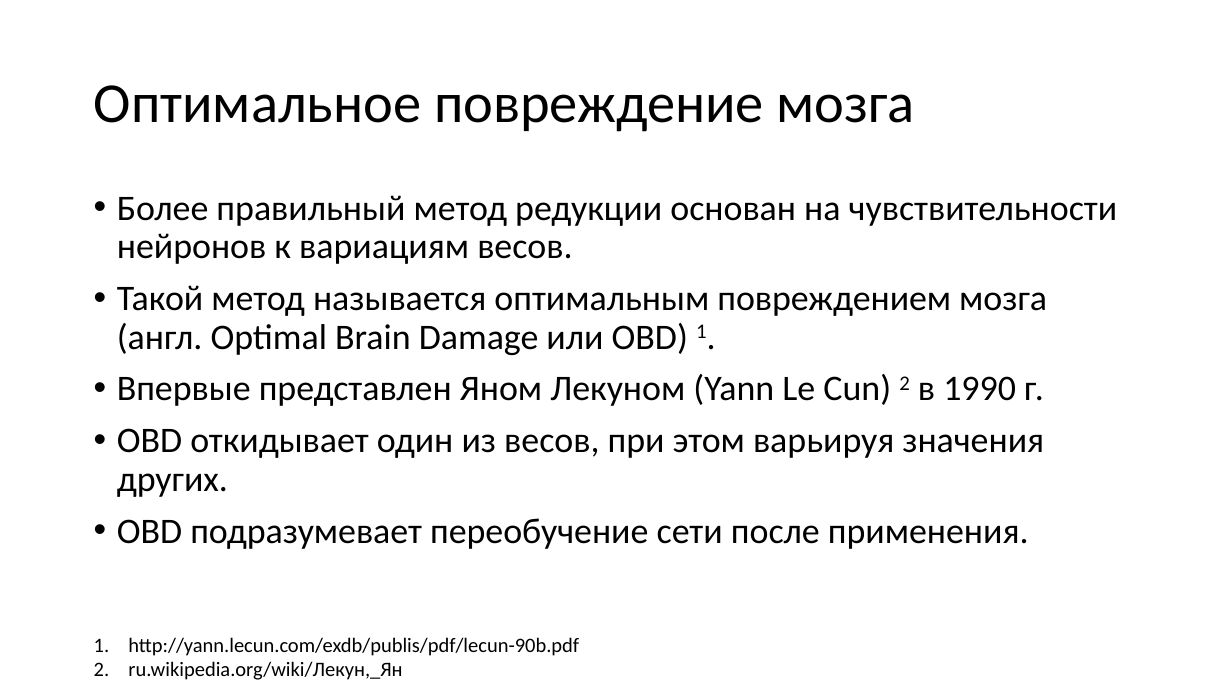
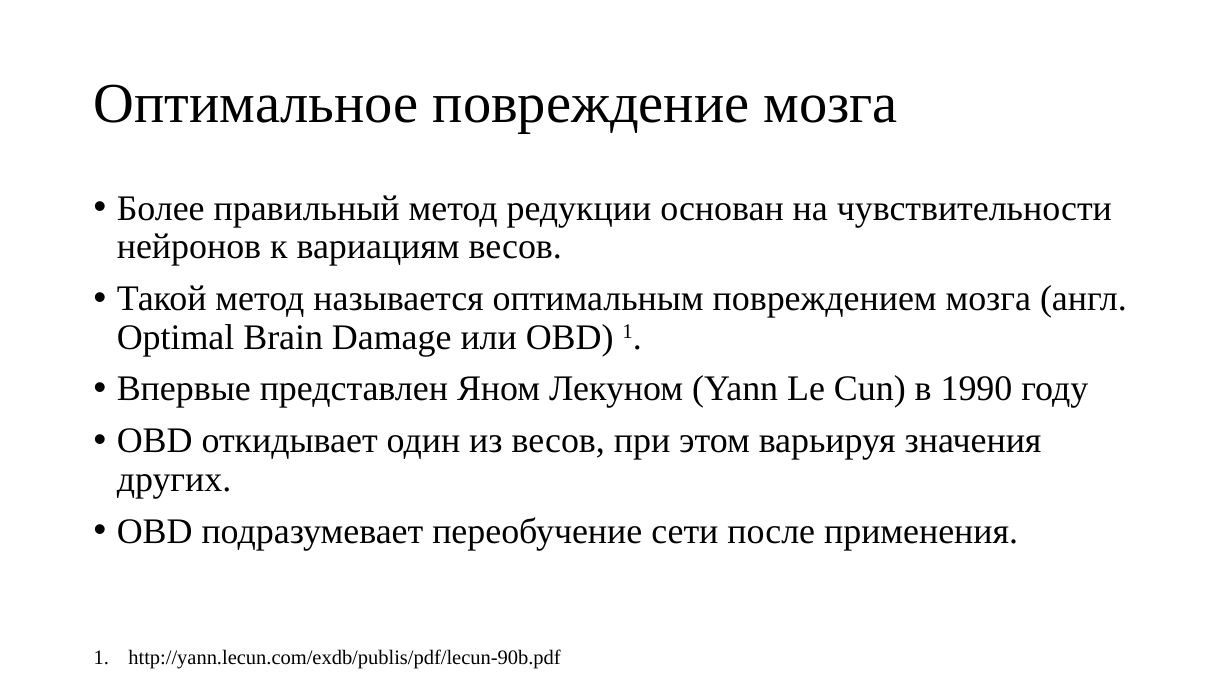
Before and after one commit to sven4500/masters-diploma, a slide deck: slide 13 of Презентация/Пезентация.ppt (slide 9 before the commit). Drawn at 1232x693 pixels with LibreOffice and Linux fonts; fonts in the diff are those of the drawing. Boxes give left, top, right and bottom in pixels: in the first picture for what was removed or moved away, otherwise in the second. Text is boxed around its words. In the diff, an @@ line names an element or a change of style, - is before the commit and + after.

```diff
--- a/Презентация/Пезентация.ppt
+++ b/Презентация/Пезентация.ppt
@@ title "Оптимальное повреждение мозга" at box(94, 84, 897, 133): font Calibri to Times New Roman @@
@@ text at box(117, 195, 1127, 550): font Calibri to Times New Roman in "Более правильный метод редукции основан на чувствительности ...", "Такой метод называется оптимальным повреждением мозга (англ. ...", "OBD откидывает один из весов, при этом ...", "OBD подразумевает переобучение сети после применения." @@
@@ text at box(117, 375, 1088, 408): text changed; font Calibri to Times New Roman @@
-• Впервые представлен Яном Лекуном (Yann Le Cun) 2 в 1990 г.
+• Впервые представлен Яном Лекуном (Yann Le Cun) в 1990 году
@@ text "http://yann.lecun.com/exdb/publis/pdf/lecun-90b.pdf" at box(128, 649, 560, 669): font Calibri to Times New Roman @@
@@ text at box(128, 661, 402, 680): paragraph removed @@
-2. ru.wikipedia.org/wiki/Лекун,_Ян
```
Also in this commit, not shown: 12 other slides changed, 12 slides added.
